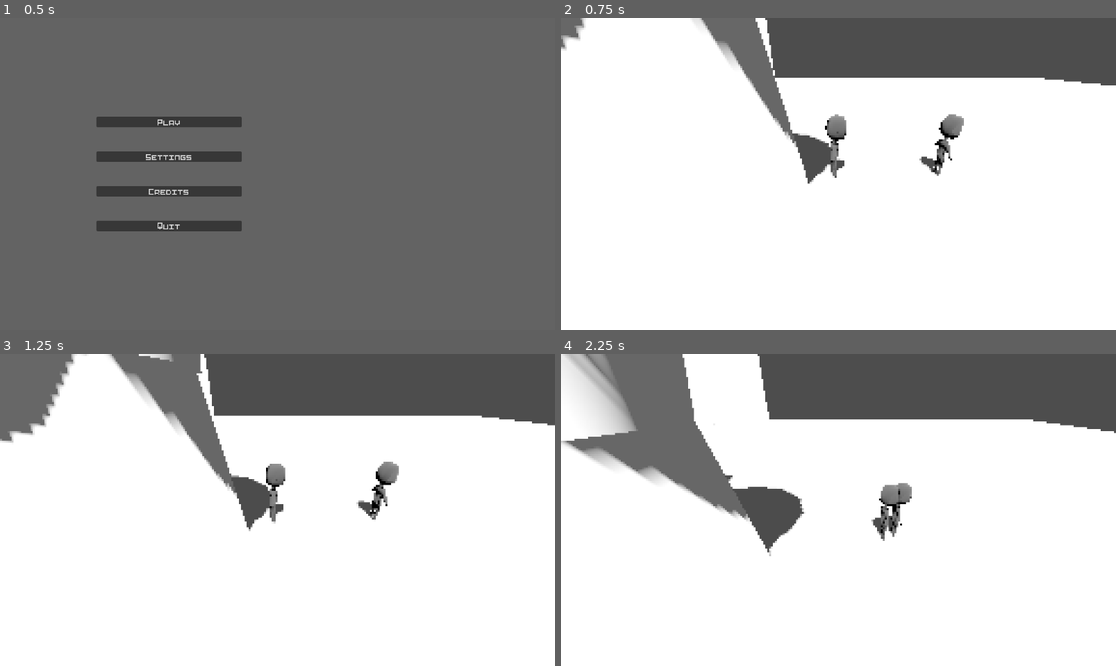
Above: before the commit, frames 1-4 (two rows, left to right).
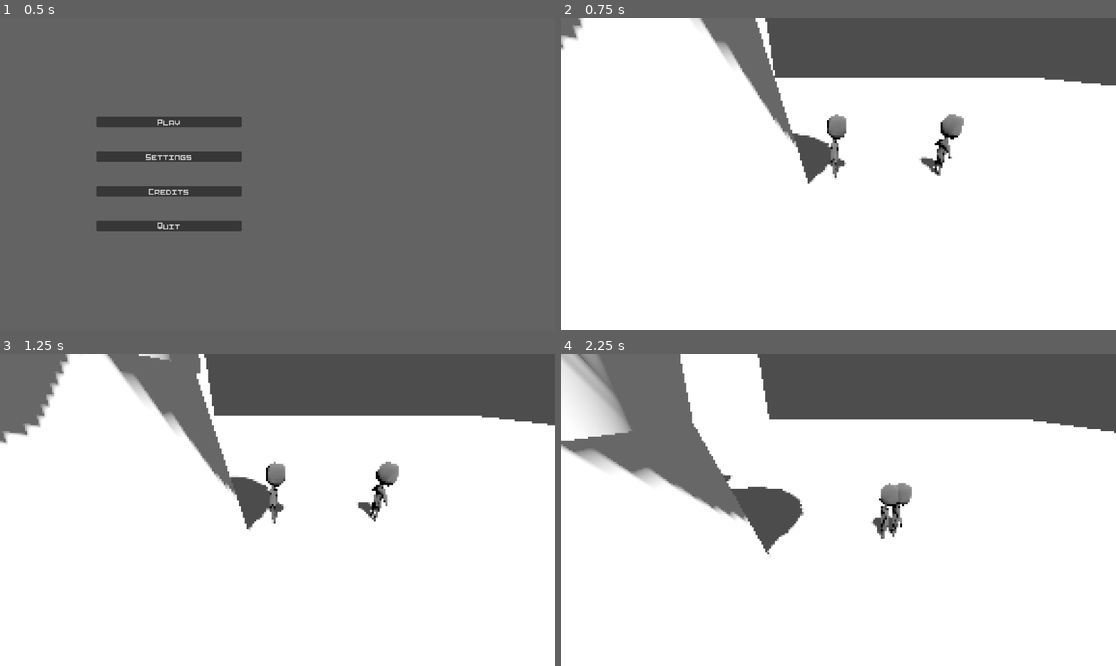
Above: after the commit, the same moments.

Repository: torbenvanassche/PirateSoftwareJam15
Game: Godot game, scene res://scenes/main.tscn
The game is run twice, just before and just after one commit, with the same random seed, the same clock (stepped at 60 frames per second) and the same inputs.
Inputs (mouse positions are in pixels of both pictures, inside the frame that each line leads up to):
- Up to frame 1 (0.5 s): no input
- Up to frame 2 (0.75 s): click "Play" at 0.5 s
- Up to frame 3 (1.25 s): no input
- Up to frame 4 (2.25 s): tap Enter (ui_accept) at 1.25, 1.52 s; move the mouse to (960, 494) at 1.27 s; hold D (right) 1.28-2 s; right-click (960, 494) at 1.35 s; click (960, 494) at 1.42 s; drag from (727, 525) to (810, 572) at 2.02 s

Frame 1 is identical in both runs. In frame 2, 0.4% of the frame differs, in the area x 0-73%, y 0-51%; in frame 3, 1.3%; in frame 4, 1.9%, in the area x 0-64%, y 0-65%.

Commit message:
added character

Diff:
--- a/GameProject/scenes/character.tscn
+++ b/GameProject/scenes/character.tscn
@@ -2,7 +2,7 @@
 
 [ext_resource type="Script" path="res://player/character_controller.gd" id="1_70u55"]
 [ext_resource type="Script" path="res://inventory/scripts/inventory.gd" id="2_pnb6b"]
-[ext_resource type="PackedScene" uid="uid://c7mckeqrkh8i5" path="res://models/Character.glb" id="3_q4ok2"]
+[ext_resource type="PackedScene" uid="uid://c7mckeqrkh8i5" path="res://player/Character.glb" id="3_q4ok2"]
 
 [sub_resource type="CapsuleMesh" id="CapsuleMesh_63u1p"]
 
--- a/GameProject/scenes/game.tscn
+++ b/GameProject/scenes/game.tscn
@@ -6,7 +6,7 @@
 [ext_resource type="Shader" path="res://shaders/outline.gdshader" id="4_r3k4d"]
 [ext_resource type="PackedScene" uid="uid://c8wfajmm63ptd" path="res://models/Field.glb" id="6_7gvnk"]
 [ext_resource type="PackedScene" uid="uid://cyo64je0nkbjc" path="res://models/CanyonPieces.glb" id="7_tp6ph"]
-[ext_resource type="PackedScene" uid="uid://c7mckeqrkh8i5" path="res://models/Character.glb" id="8_eyvro"]
+[ext_resource type="PackedScene" uid="uid://c7mckeqrkh8i5" path="res://player/Character.glb" id="8_eyvro"]
 [ext_resource type="PackedScene" uid="uid://c3of2gdyvnmj3" path="res://models/CottageBlockout.glb" id="8_rdlc8"]
 
 [sub_resource type="BoxMesh" id="BoxMesh_xurpc"]
@@ -68,6 +68,7 @@
 transform = Transform3D(0.0174763, 0, 0, 0, 7.56661, 0, 0, 0, 0.0186879, -0.00769923, -9.66914, 0.107949)
 
 [node name="CharacterBody3D" parent="." instance=ExtResource("1_yoqlc")]
+transform = Transform3D(1, 0, 0, 0, 1, 0, 0, 0, 1, 0.0179524, 1.12481, -0.0833583)
 
 [node name="DirectionalLight3D" type="DirectionalLight3D" parent="."]
 transform = Transform3D(1, 0, 0, 0, 0.5, 0.866025, 0, -0.866025, 0.5, 0.471864, 6.52125, 0.0470721)
Binary file removed: GameProject/models/CharacterBlockout.glb
Not shown, removed: GameProject/models/CharacterBlockout.glb.import
Renamed: GameProject/models/Character.glb -> GameProject/player/Character.glb
Not shown, changed: GameProject/player/Character.glb.import
